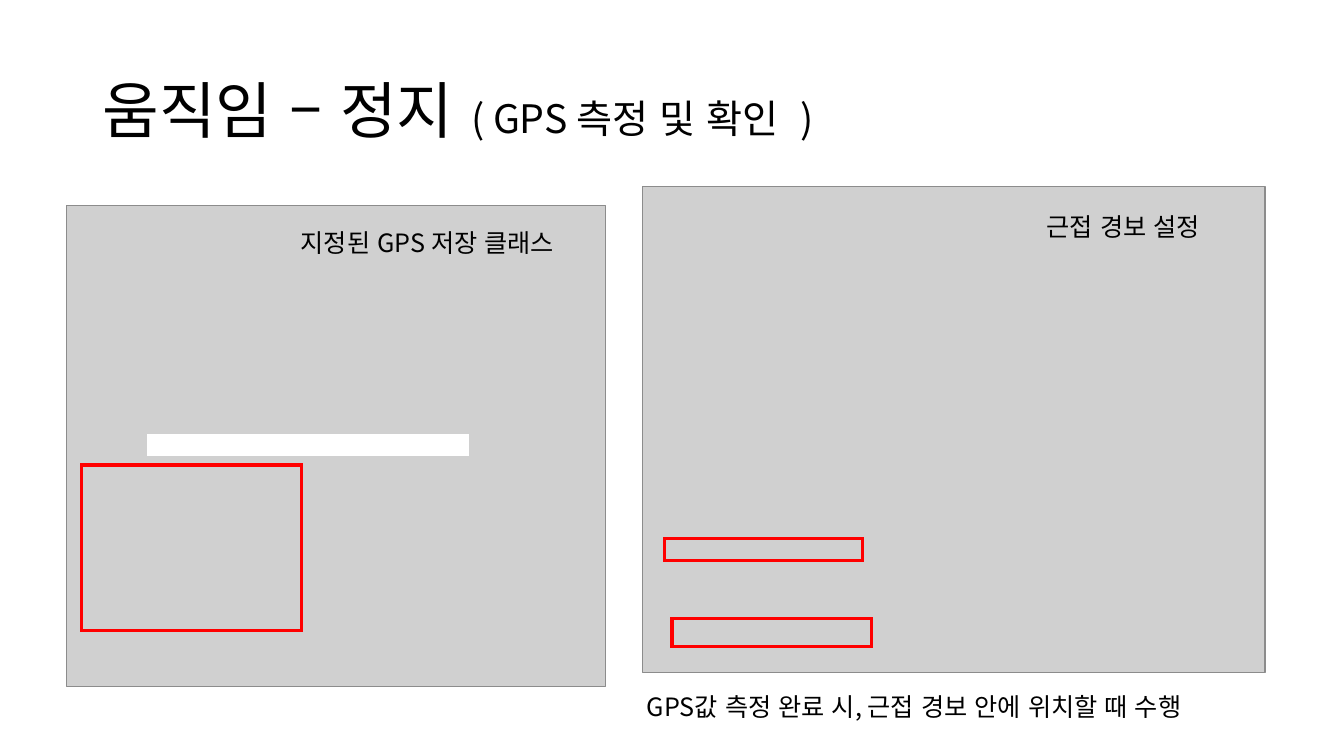
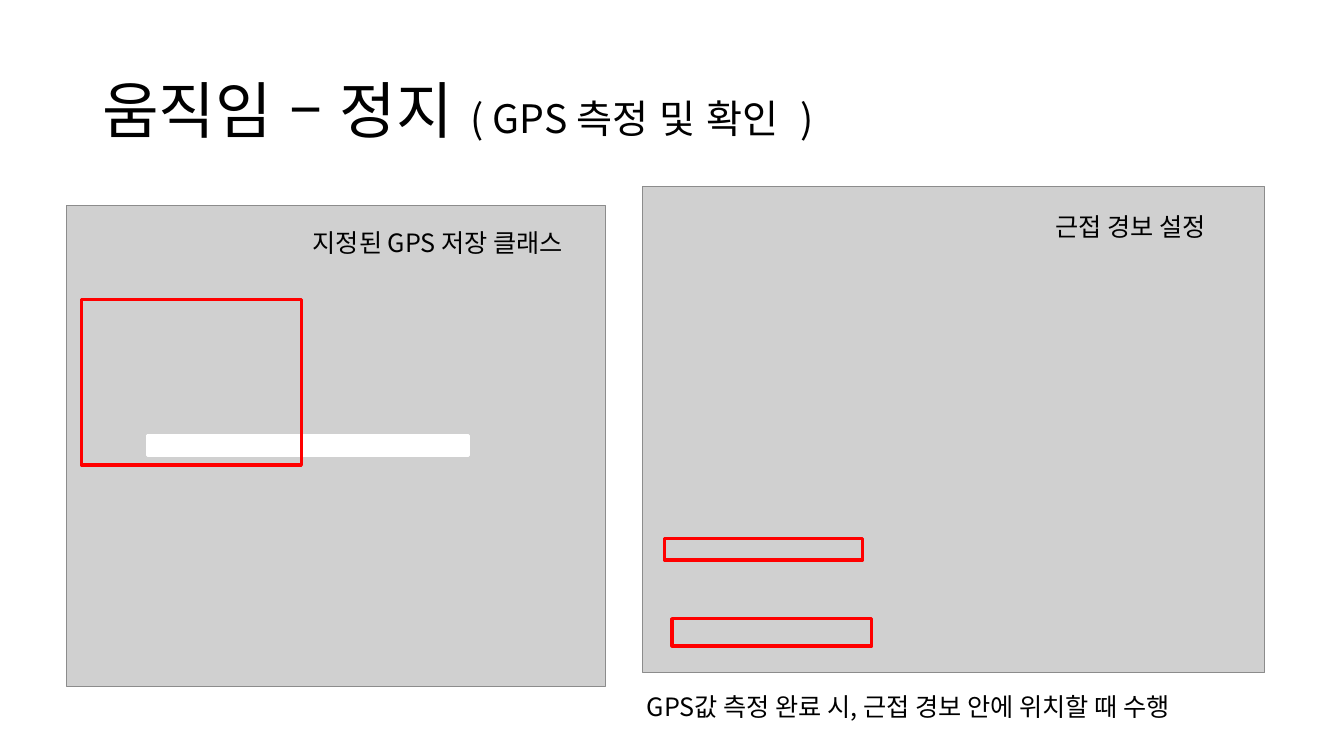
Before and after one commit to munu2635/personal, a slide deck: slide 22 of team7_msp2018_project.pptx. Drawn at 1344x756 pixels with LibreOffice and Linux fonts; fonts in the diff are those of the drawing; grey boxes stand for pictures. Boxes give left, top, right and bottom in pixels: in the first picture for what was removed or moved away, otherwise in the second. Text is boxed around its words. In the diff, an @@ line names an element or a change of style, - is before the commit and + after.

```diff
--- a/team7_msp2018_project.pptx
+++ b/team7_msp2018_project.pptx
@@ text "근접 경보 설정": place and size @@
-text "근접 경보 설정" at [1047,215,1199,238]
+text "근접 경보 설정" at [1056,215,1206,238]
@@ text "지정된 GPS 저장 클래스": place and size @@
-text "지정된 GPS 저장 클래스" at [301,231,555,254]
+text "지정된 GPS 저장 클래스" at [313,231,564,254]
@@ rectangle added at [82,299,301,466], outline #FF0000 2.24 pt @@
@@ rectangle at [147,436,469,456]: outline #FFFFFF 1 pt to #FFFFFF 2 pt @@
@@ rectangle removed at [82,465,301,631] @@
@@ text "GPS값 측정 완료 시, 근접 ..." rewrapped from [647,695,1181,721] to [647,695,1170,721] @@
```
Also in this commit, not shown: 14 other slides changed.
